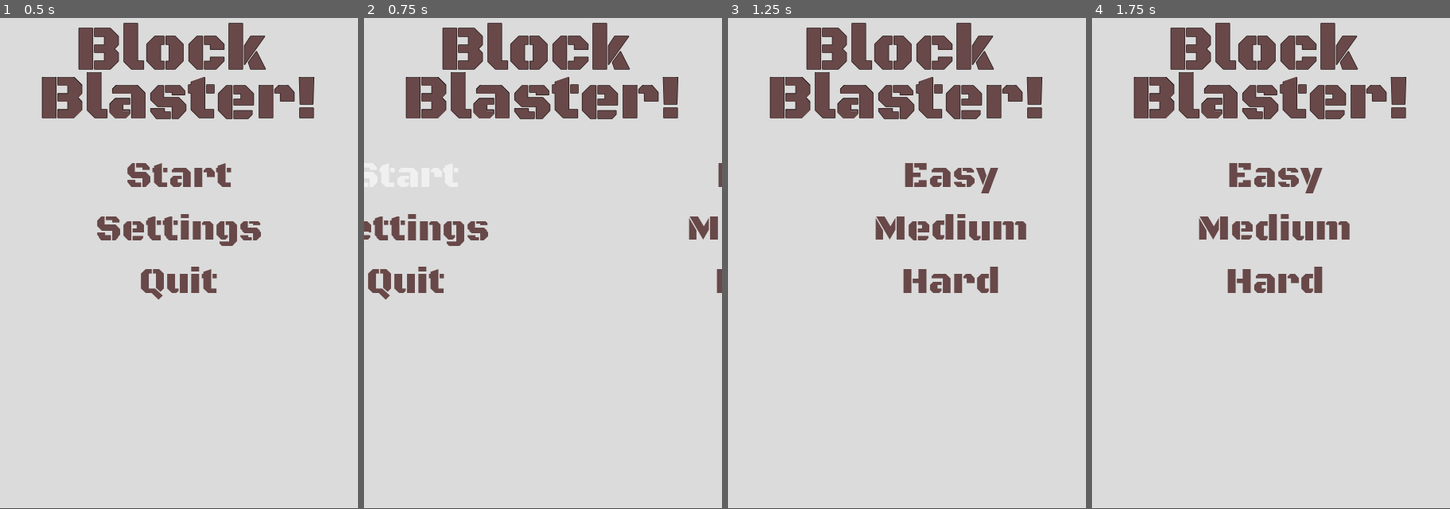
Above: before the commit, frames 1-4 (left to right).
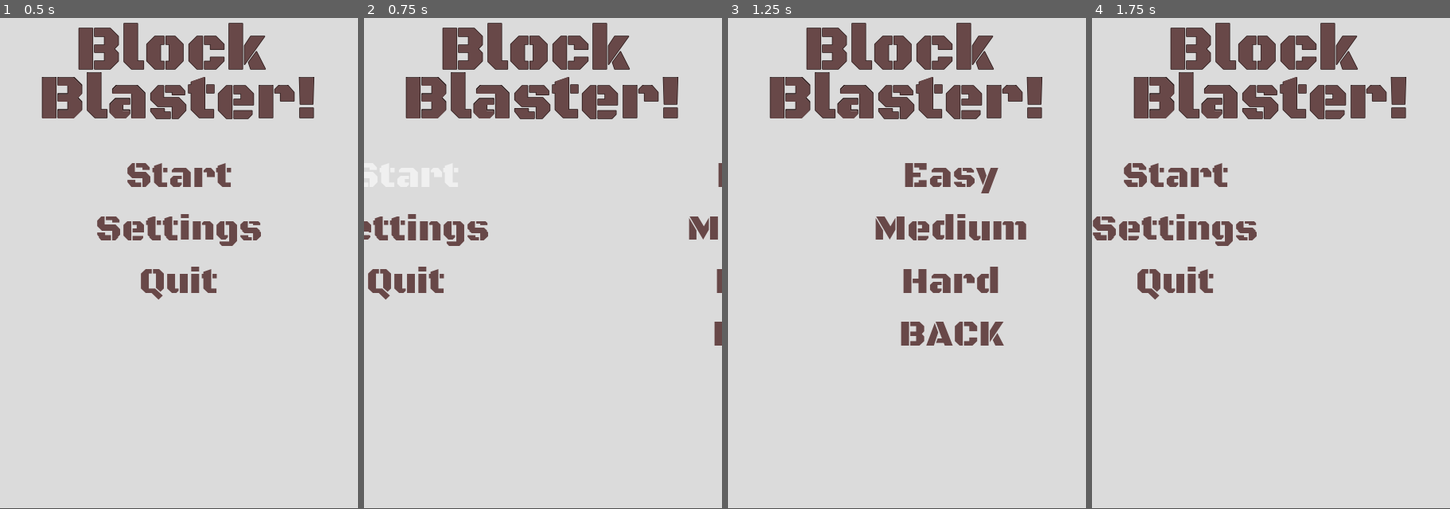
Above: after the commit, the same moments.

Repository: pieguyatx/learn-godot-mobile1
Game: Godot game, scene res://Scenes/Game.tscn
Same seed, same stepped clock (60 frames per second), same inputs: the game is played once before the commit and once after it.
Inputs (mouse positions are in pixels of both pictures, inside the frame that each line leads up to):
- Up to frame 1 (0.5 s): no input
- Up to frame 2 (0.75 s): click "Start" at 0.5 s
- Up to frame 3 (1.25 s): no input
- Up to frame 4 (1.75 s): click (1313, 337) at 1.25 s, where only the run after the commit has a clickable "BACK"

Frame 1 is identical in both runs. In frame 2, 0.1% of the frame differs, in the area x 97-100%, y 61-67%; in frame 3, 0.9%; in frame 4, 5.2%, in the area x 0-72%, y 29-58%.

Commit message:
Menu button can go back and forth

Diff:
--- a/Scenes/Game.tscn
+++ b/Scenes/Game.tscn
@@ -156,6 +156,20 @@
 "_edit_use_anchors_": false
 }
 
+[node name="BACK" type="Button" parent="UI/MenuButtons/Difficulty/DifficultyMenu"]
+margin_top = 258.0
+margin_right = 575.0
+margin_bottom = 340.0
+focus_mode = 0
+custom_fonts/font = ExtResource( 2 )
+custom_colors/font_color = Color( 0.407843, 0.282353, 0.282353, 1 )
+enabled_focus_mode = 0
+text = "BACK"
+flat = true
+__meta__ = {
+"_edit_use_anchors_": false
+}
+
 [node name="Score" type="Node2D" parent="."]
 
 [node name="Buttons" type="Node2D" parent="."]
@@ -166,3 +180,4 @@
 script = ExtResource( 4 )
 
 [connection signal="pressed" from="UI/MenuButtons/Start/StartMenu/Start" to="UI/MenuButtons" method="_on_Start_pressed"]
+[connection signal="pressed" from="UI/MenuButtons/Difficulty/DifficultyMenu/BACK" to="UI/MenuButtons" method="_on_BACK_pressed"]
--- a/Scripts/MenuButtons.gd
+++ b/Scripts/MenuButtons.gd
@@ -17,6 +17,10 @@
 
 
 func _on_Start_pressed():
-	print(Global.test)
 	get_node("Start").move(Vector2(-576,0))  #capital letter on V, move to position
 	get_node("Difficulty").move(Vector2(0,0))
+
+
+func _on_BACK_pressed():
+	get_node("Start").move(Vector2(0,0))
+	get_node("Difficulty").move(Vector2(576,0))
Not shown, changed: .DS_Store
